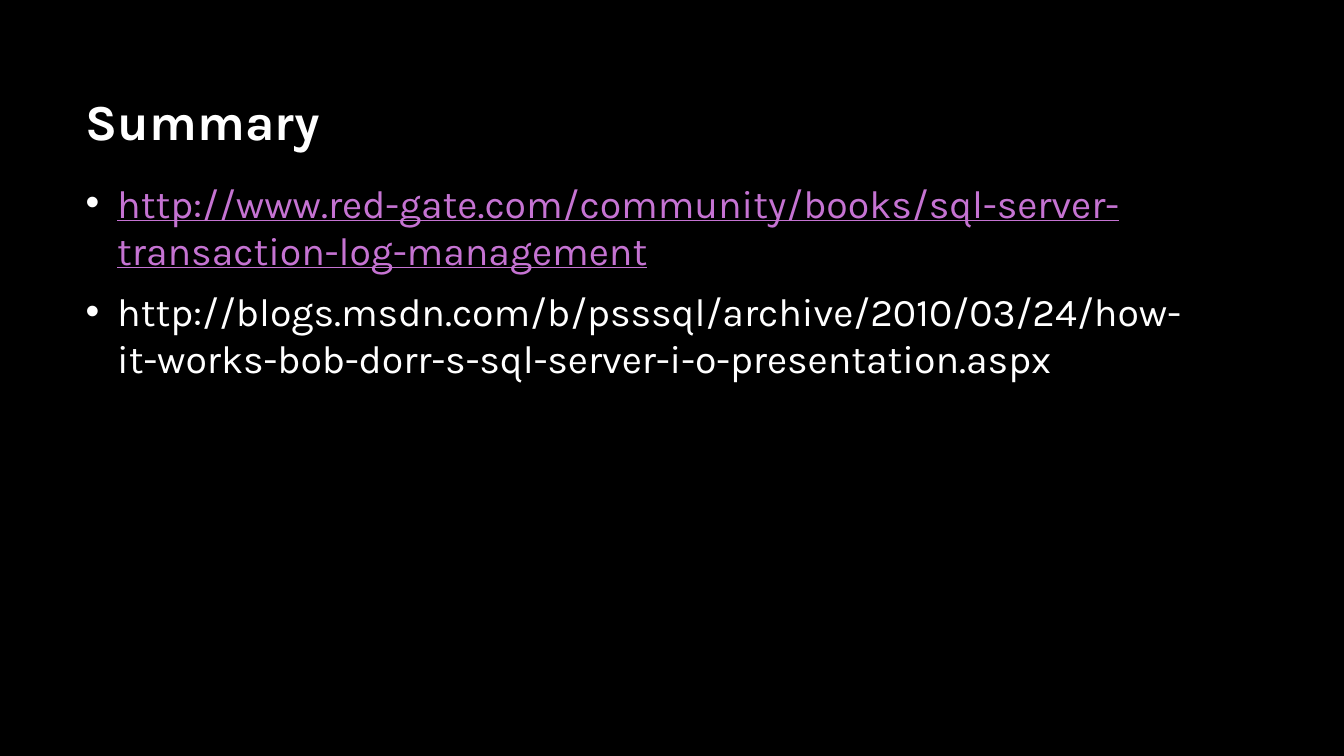
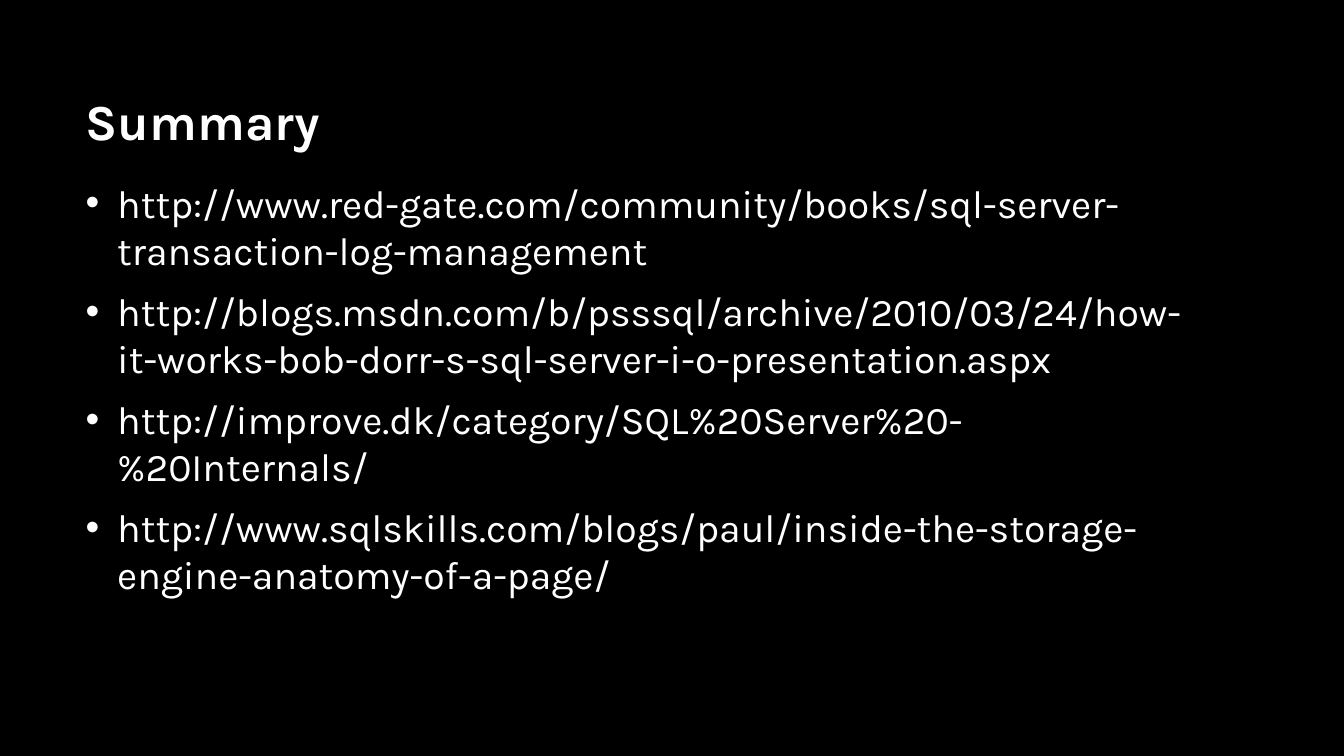
Before and after one commit to sabinio/SQLTraining, a slide deck: slide 42 of Slides/1. Logging.pptx (slide 36 before the commit). Drawn at 1344x756 pixels with LibreOffice and Linux fonts; fonts in the diff are those of the drawing; background and template pictures are left out. Boxes give left, top, right and bottom in pixels: in the first picture for what was removed or moved away, otherwise in the second. Text is boxed around its words. In the diff, an @@ line names an element or a change of style, - is before the commit and + after.

Commit message:
Updated SLide Deck

```diff
--- a/Slides/1. Logging.pptx
+++ b/Slides/1. Logging.pptx
@@ text at (117, 189, 1119, 275): text colour #C573D2 to #FFFFFF, underline off in "http://www.red-gate.com/community/books/sql-server-transacti ..." @@
@@ text at (117, 405, 1137, 599): paragraphs added @@
+• http://improve.dk/category/SQL%20Server%20-%20Internals/
+• http://www.sqlskills.com/blogs/paul/inside-the-storage-engine-anatomy-of-a-page/
```
Also in this commit, not shown: 4 other slides changed, 6 slides added, 1 other file.
